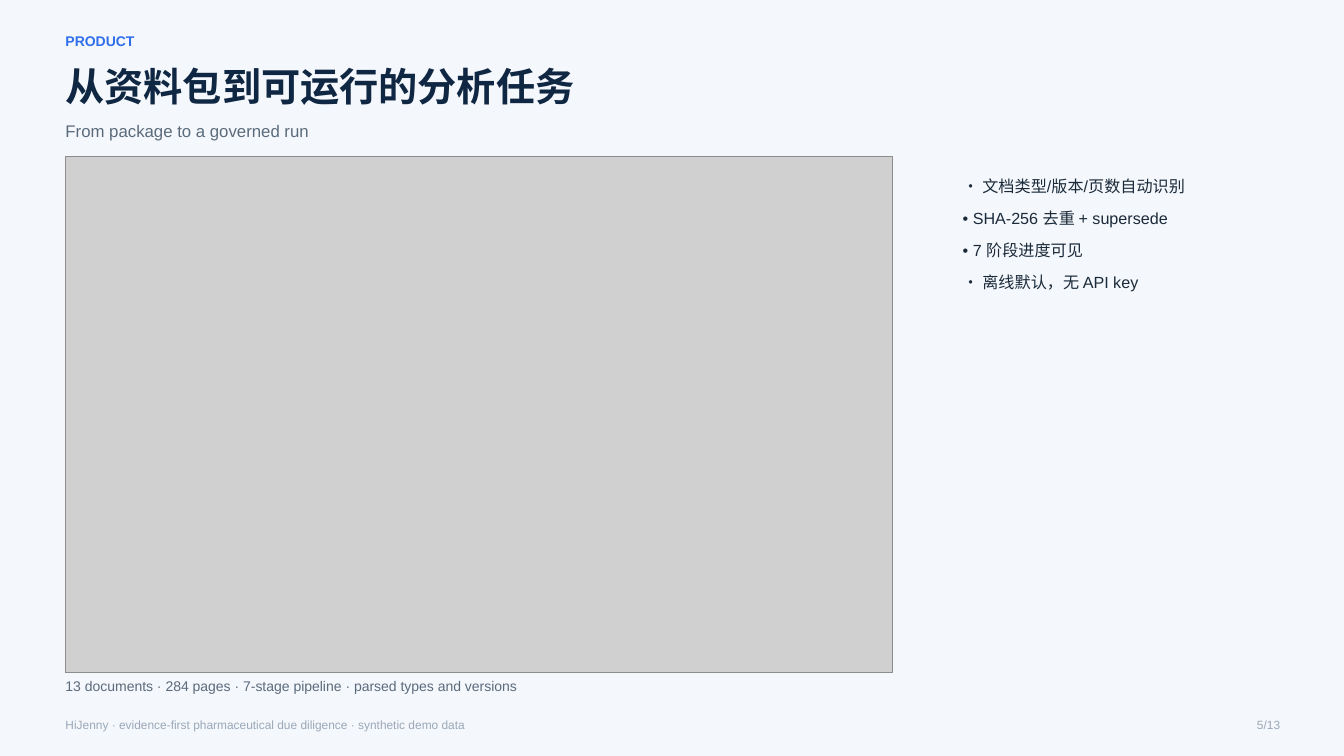
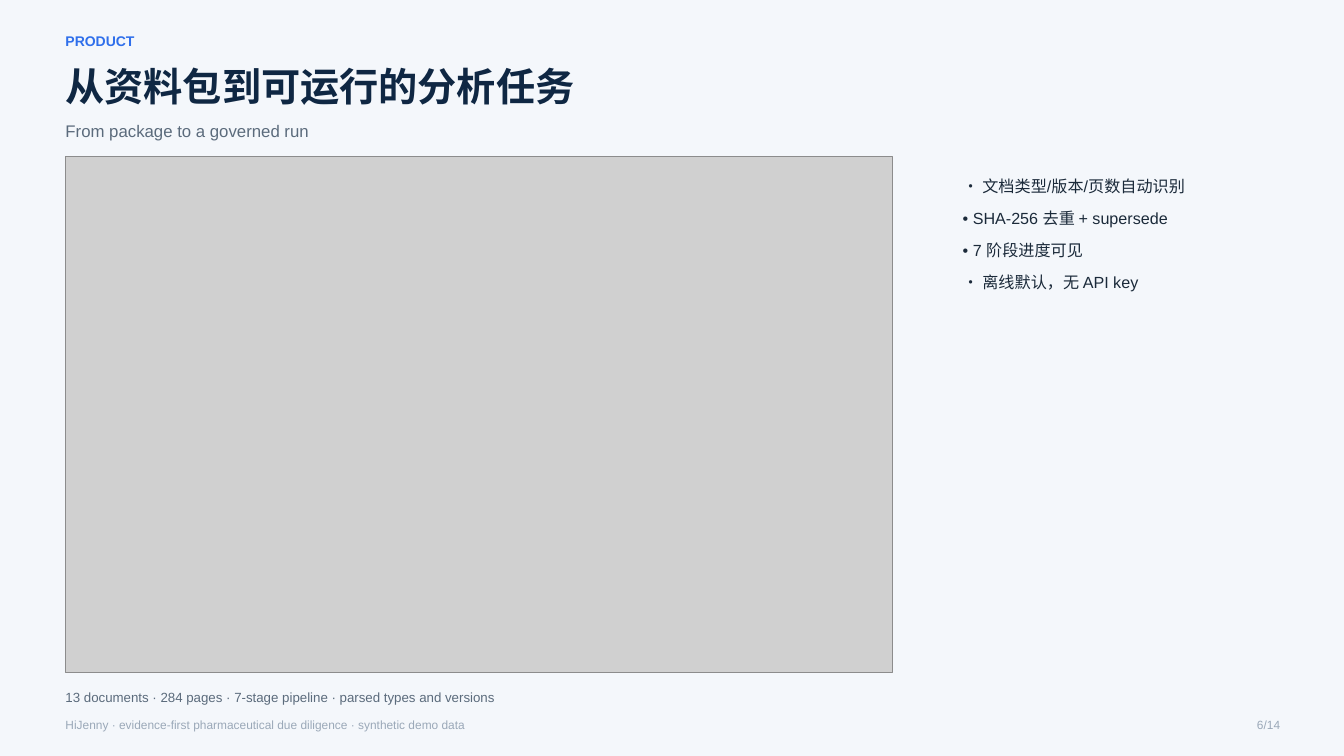
Before and after one commit to james-lebron2000/HiJenny, a slide deck: slide 6 of docs/HiJenny_Pitch.pptx (slide 5 before the commit). Drawn at 1344x756 pixels with LibreOffice and Linux fonts; fonts in the diff are those of the drawing; grey boxes stand for pictures. Boxes give left, top, right and bottom in pixels: in the first picture for what was removed or moved away, otherwise in the second. Text is boxed around its words. In the diff, an @@ line names an element or a change of style, - is before the commit and + after.

```diff
--- a/docs/HiJenny_Pitch.pptx
+++ b/docs/HiJenny_Pitch.pptx
@@ text "13 documents · 284 pages ...": place and size @@
-text "13 documents · 284 pages ..." at [65,681,517,694]
+text "13 documents · 284 pages ..." at [65,692,494,705]
@@ text "13 documents · 284 pages ..." at [65,692,494,705]: size 10 to 9.5 pt @@
@@ text at [1257,720,1280,729]: text changed @@
-5/13
+6/14
```
Also in this commit, not shown: 12 other slides changed, 1 slide added, 36 other files.
